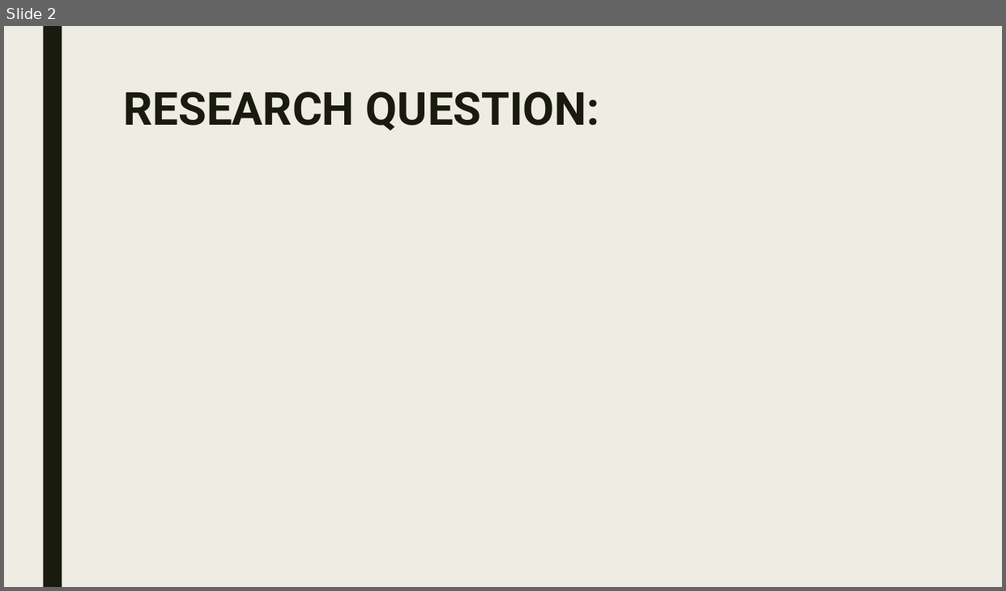
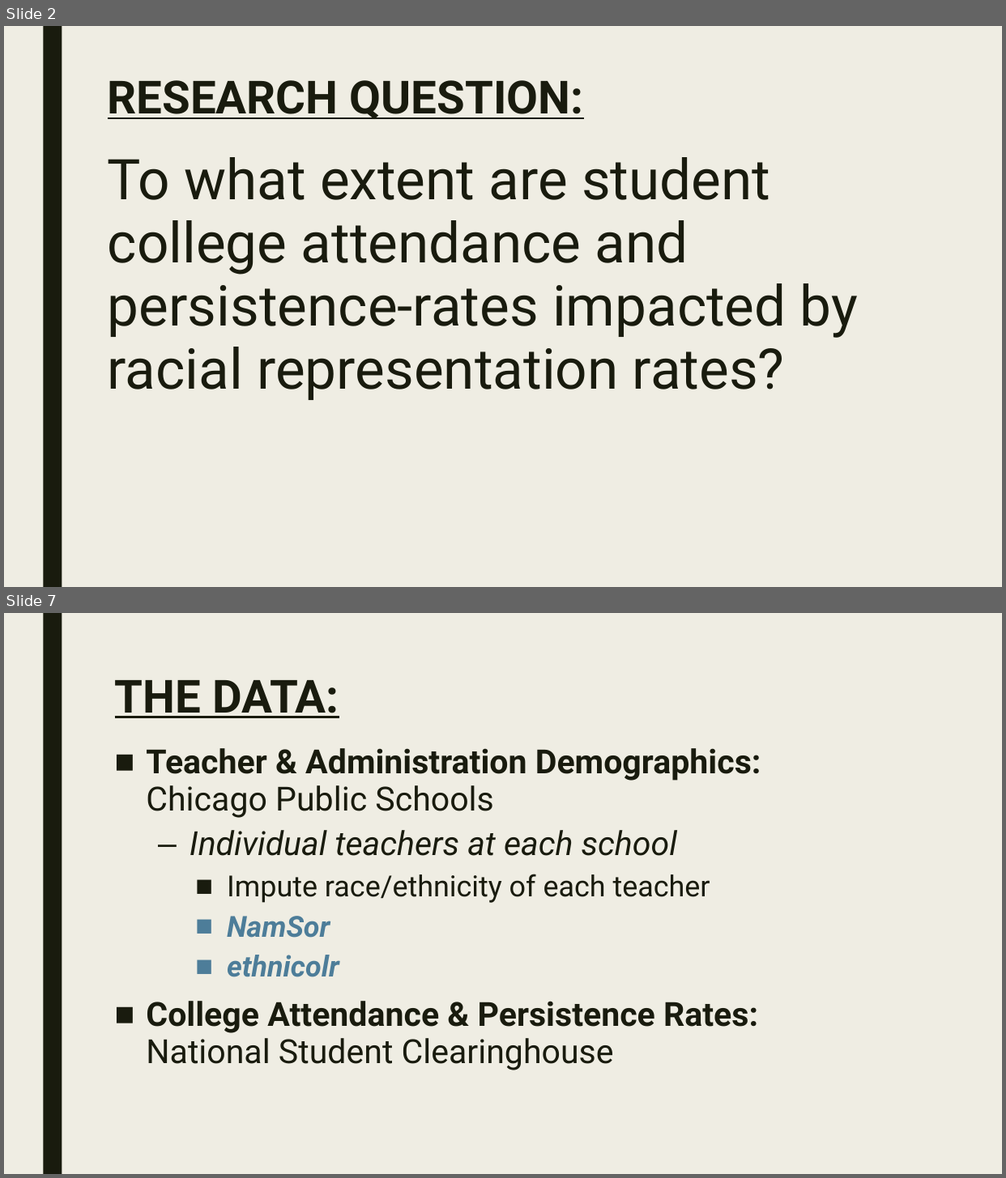
Before and after one commit to Sun-Kev/MACS30200proj, a slide deck: Proposal/proposal_slides.pptx. Shown one above the other, each under a label of ours: slide 2 before the commit, slides 2 and 7 after it; the slides between them are not shown. The pictures are 1006x591 and 1006x1178 pixels, drawn with LibreOffice and Linux fonts; fonts in the diff are those of the drawing. Boxes give left, top, right and bottom in pixels: in the first picture for what was removed or moved away, otherwise in the second. Text is boxed around its words. In the diff, an @@ line names an element or a change of style, - is before the commit and + after.

```diff
--- a/Proposal/proposal_slides.pptx
+++ b/Proposal/proposal_slides.pptx
@@ slide 7 added at (4, 613, 1002, 1174), background #EFEDE3; not listed: 1 template element that a slide beside it also shows @@
@@ title added at (115, 680, 339, 718), 44 pt, text #191B0E, bold, underline @@
+THE DATA:
@@ text added at (146, 748, 761, 1071), 32 pt, text #191B0E @@
+■ Teacher & Administration Demographics: Chicago Public Schools
+  – Individual teachers at each school
+    ■ Impute race/ethnicity of each teacher
+    ■ NamSor
+    ■ ethnicolr
+■ College Attendance & Persistence Rates: National Student Clearinghouse
@@ slide 2 changed as well @@
@@ title "RESEARCH QUESTION:": place and size @@
-title "RESEARCH QUESTION:" at (124, 92, 600, 130)
+title "RESEARCH QUESTION:" at (108, 80, 584, 119)
@@ title "RESEARCH QUESTION:" at (108, 80, 584, 119): underline on @@
@@ text added at (108, 157, 858, 400), 54 pt, text #191B0E @@
+To what extent are student college attendance and persistence-rates impacted by racial representation rates?
```
Also in this commit, not shown: 4 other slides changed, 4 other slides added, 5 slides removed.
